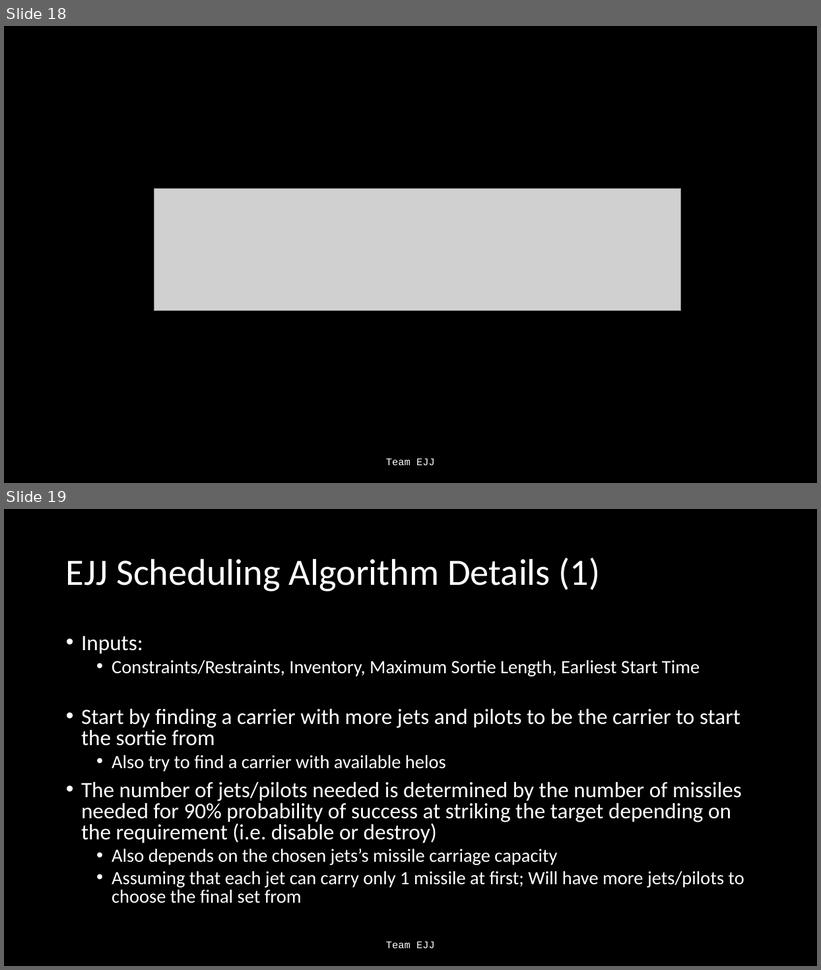
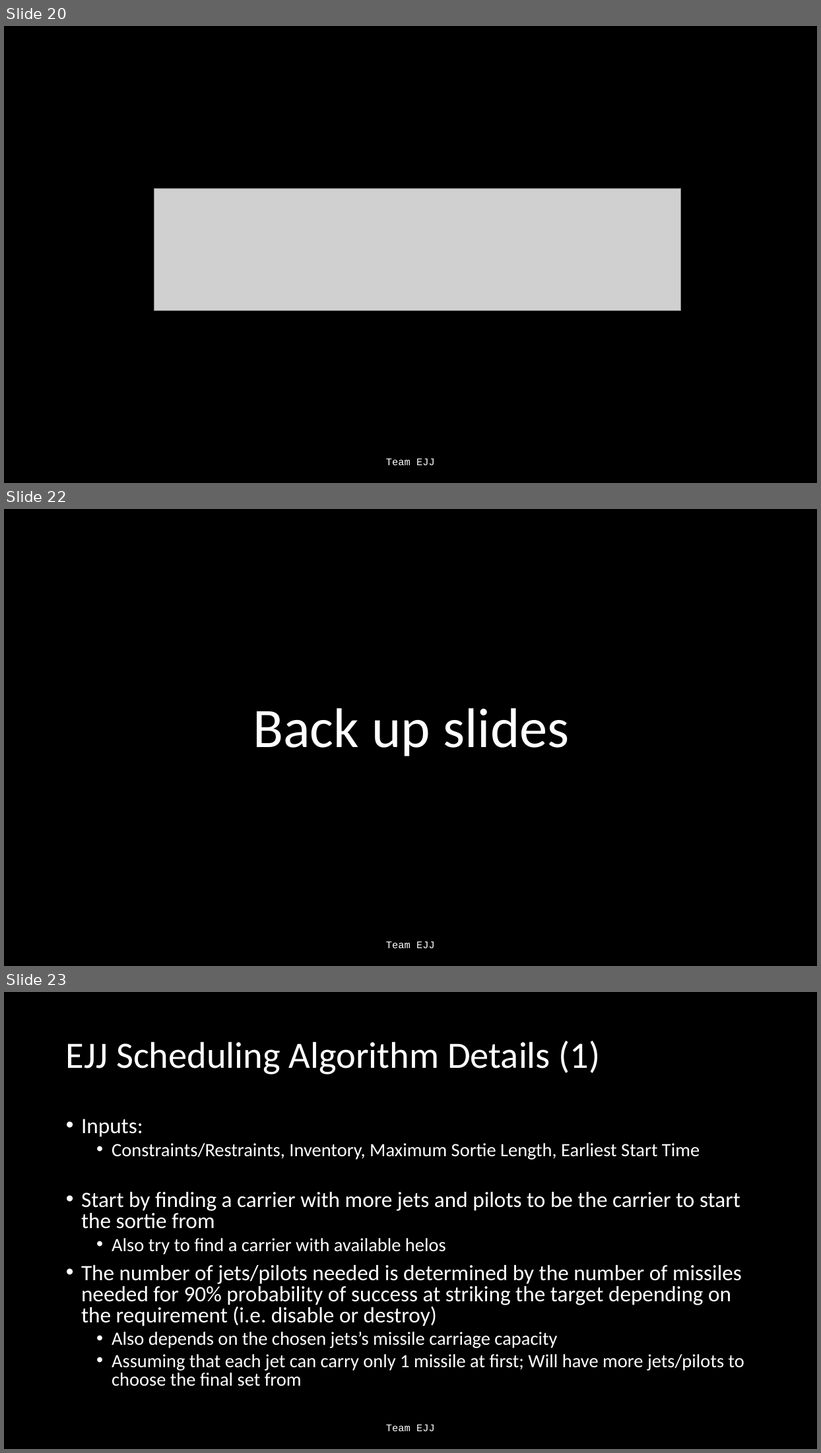
Before and after one commit to Jonathan805/RestrictedPlanning, a slide deck: TeamEJJ.pptx. Shown one above the other, each under a label of ours: slides 18 and 19 before the commit, slides 20, 22 and 23 after it; the slides between them are not shown. The pictures are 821x970 and 821x1453 pixels, drawn with LibreOffice and Linux fonts; fonts in the diff are those of the drawing; grey boxes stand for pictures. Boxes give left, top, right and bottom in pixels: in the first picture for what was removed or moved away, otherwise in the second. Text is boxed around its words. In the diff, an @@ line names an element or a change of style, - is before the commit and + after.

```diff
--- a/TeamEJJ.pptx
+++ b/TeamEJJ.pptx
@@ slide 22 added at [4,509,817,966], background #000000 @@
@@ text added at [253,708,570,757], 66 pt, text #FFFFFF @@
+Back up slides
@@ text added at [386,942,435,949], 12 pt, text #FFFFFF @@
+Team EJJ
@@ what was slide 18 is now slide 20 @@
@@ what was slide 19 is now slide 23 @@
```
Also in this commit, not shown: 2 slides changed, 3 other slides added, 1 other file.
